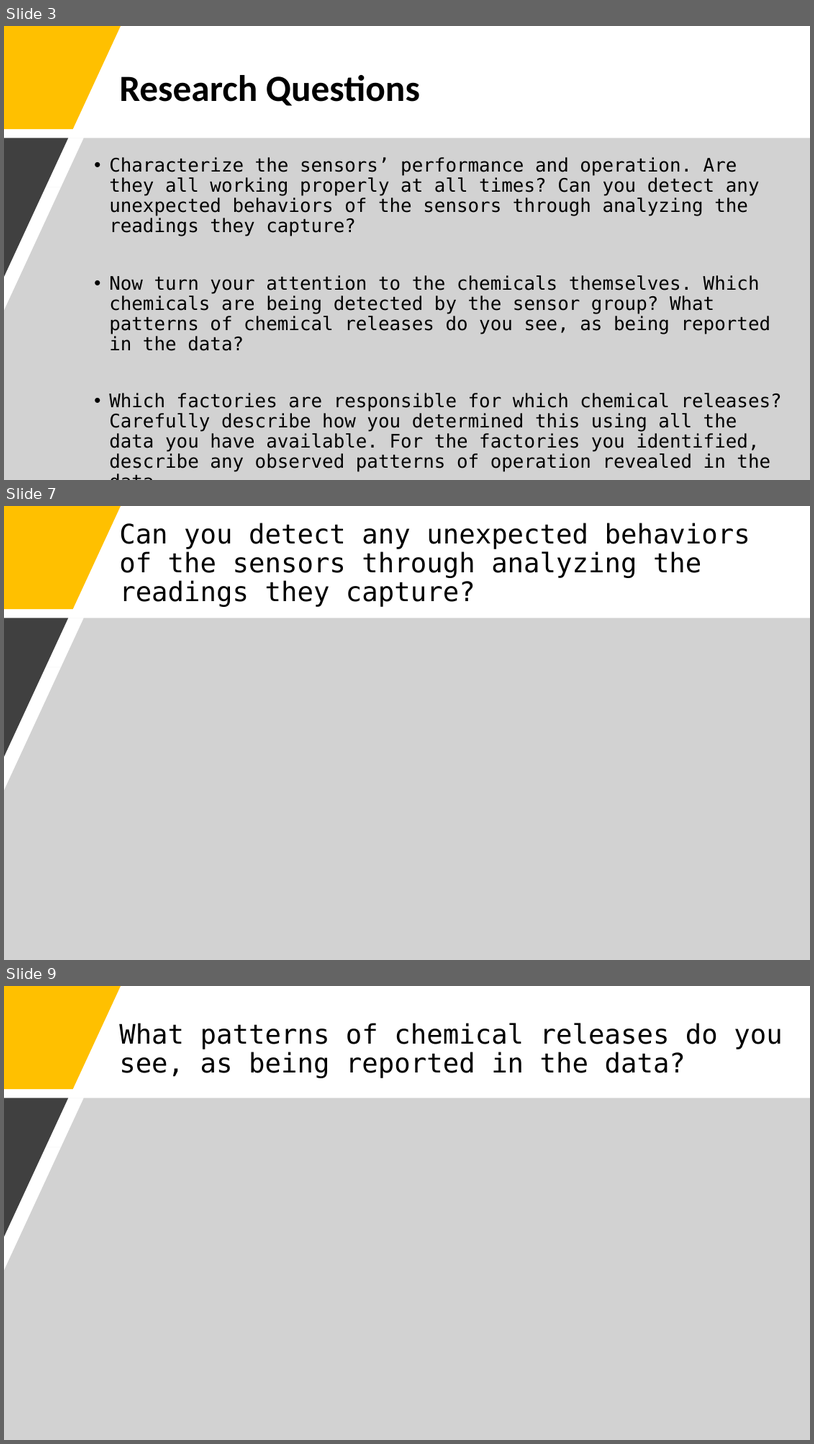
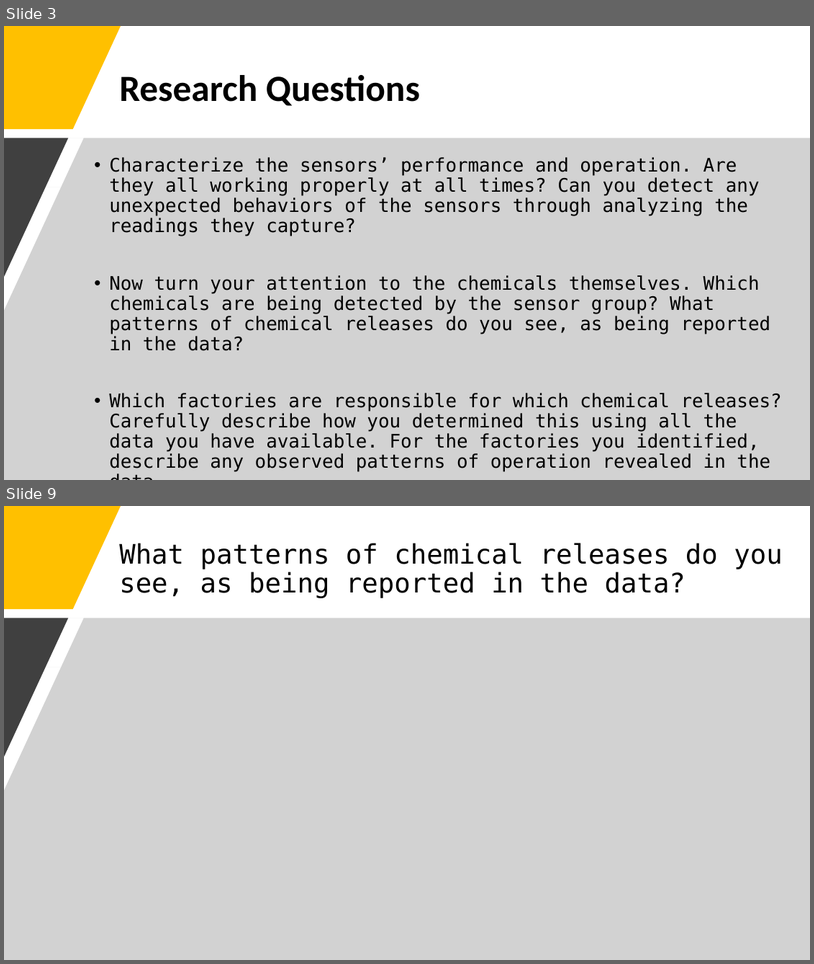
Before and after one commit to j-tice/capstone_final, a slide deck: Capstone Final Project Presentation.pptx. Shown one above the other, each under a label of ours: slides 3, 7 and 9 before the commit, slides 3 and 9 after it; the slides between them are not shown. The pictures are 814x1444 and 814x964 pixels, drawn with LibreOffice and Linux fonts; fonts in the diff are those of the drawing. Boxes give left, top, right and bottom in pixels: in the first picture for what was removed or moved away, otherwise in the second. Text is boxed around its words. In the diff, an @@ line names an element or a change of style, - is before the commit and + after.

```diff
--- a/Capstone Final Project Presentation.pptx
+++ b/Capstone Final Project Presentation.pptx
@@ slide 7 removed at box(4, 506, 810, 960), background #FFFFFF @@
@@ freeform shape removed at box(4, 506, 121, 609) @@
@@ title removed at box(119, 523, 751, 607) @@
-Can you detect any unexpected behaviors of the sensors through analyzing the readings they capture?
@@ freeform shape removed at box(4, 618, 810, 960) @@
@@ freeform shape removed at box(4, 618, 68, 757) @@
```
Also in this commit, not shown: 2 slides changed, 3 slides added, 1 other slide removed, 2 other files.
